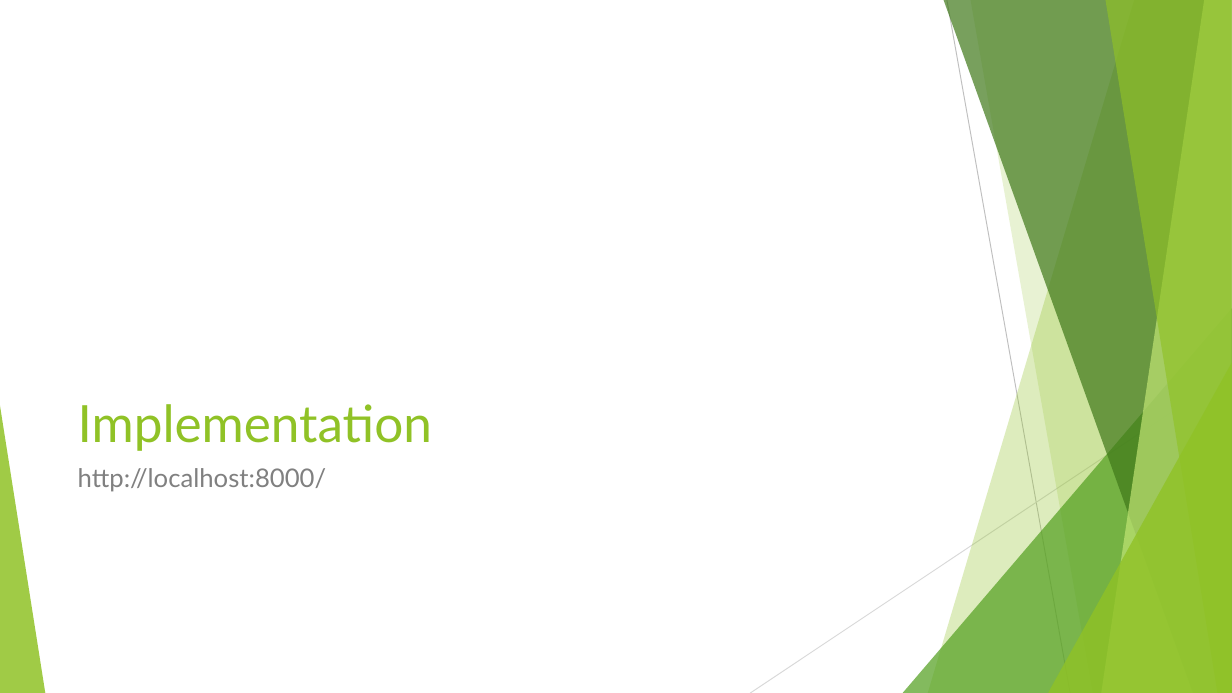
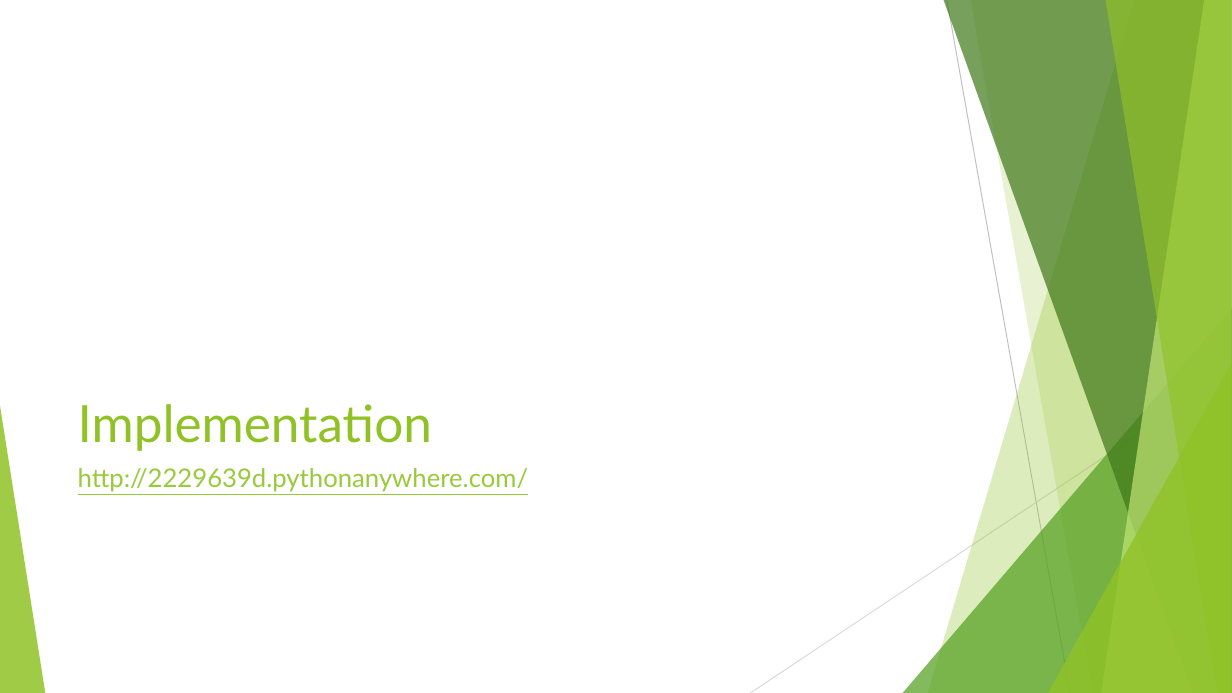
Before and after one commit to R-Hollywood/-Noodle, a slide deck: slide 7 of Noodle.pptx. Drawn at 1232x693 pixels with LibreOffice and Linux fonts; fonts in the diff are those of the drawing. Boxes give left, top, right and bottom in pixels: in the first picture for what was removed or moved away, otherwise in the second. Text is boxed around its words. In the diff, an @@ line names an element or a change of style, - is before the commit and + after.

Commit message:
PowerPoint Link fix

```diff
--- a/Noodle.pptx
+++ b/Noodle.pptx
@@ text at (78,468,529,492): text changed; text colour #808080 to #99CA3C @@
-http://localhost:8000/
+http://2229639d.pythonanywhere.com/
```
